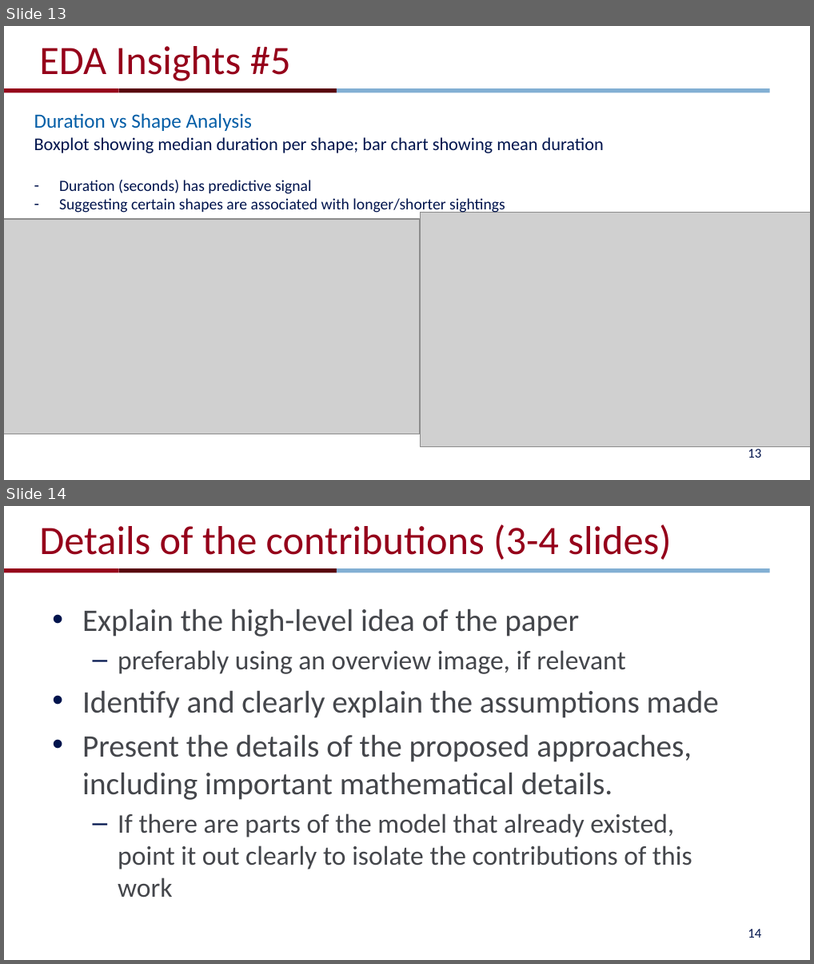
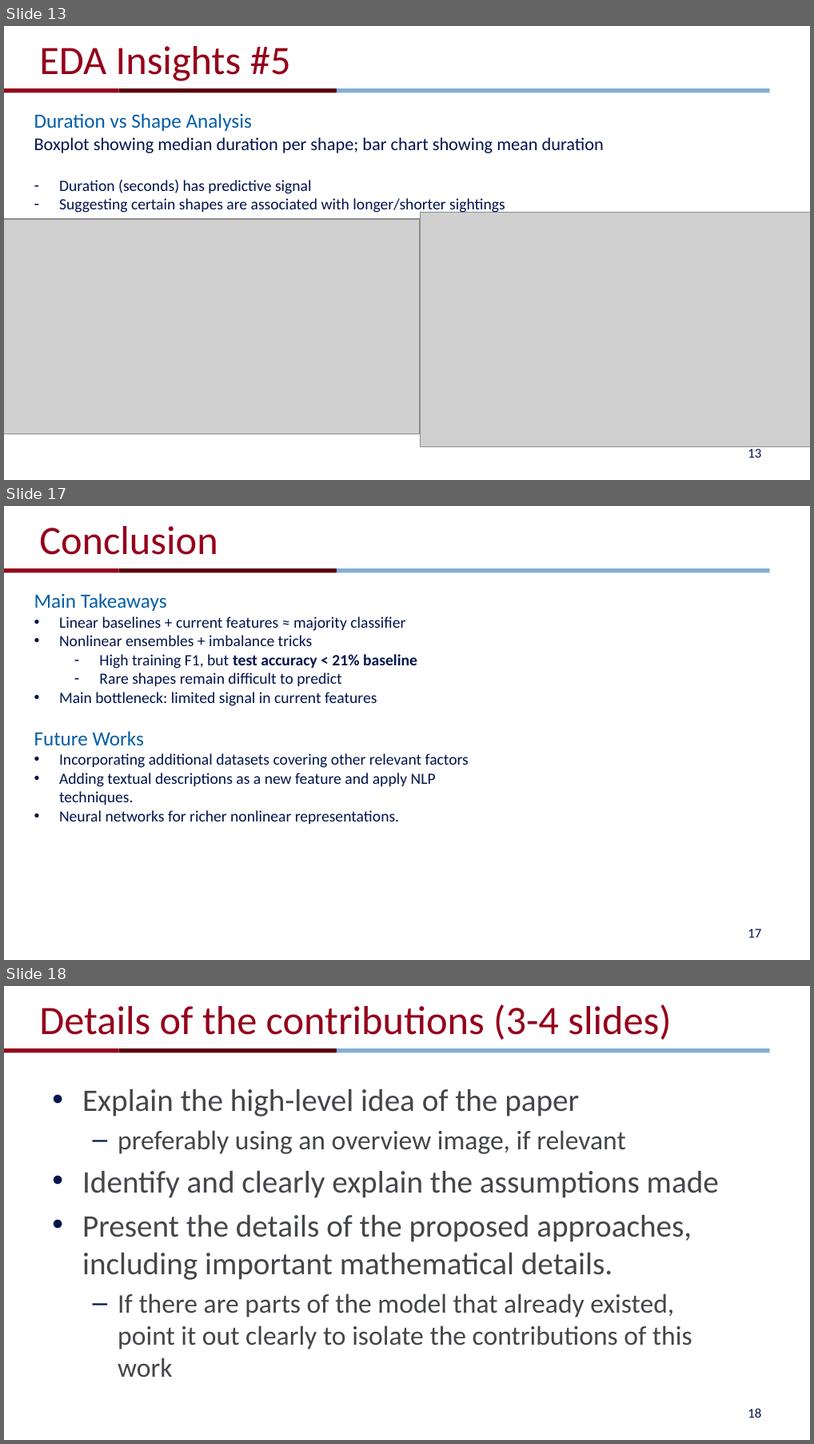
Before and after one commit to jingyig16/ufo-sightings, a slide deck: pre.pptx. Shown one above the other, each under a label of ours: slides 13 and 14 before the commit, slides 13, 17 and 18 after it; the slides between them are not shown. The pictures are 814x964 and 814x1444 pixels, drawn with LibreOffice and Linux fonts; fonts in the diff are those of the drawing; grey boxes stand for pictures; background and template pictures are left out. Boxes give left, top, right and bottom in pixels: in the first picture for what was removed or moved away, otherwise in the second. Text is boxed around its words. In the diff, an @@ line names an element or a change of style, - is before the commit and + after.

```diff
--- a/pre.pptx
+++ b/pre.pptx
@@ slide 17 added at box(4, 506, 810, 960), background #FFFFFF; not listed: 3 template elements that a slide beside it also shows @@
@@ title added at box(39, 526, 218, 555), 36 pt, text #95001A @@
+Conclusion
@@ text added at box(34, 593, 469, 824), 14 pt, text #00144D @@
+Main Takeaways
+• Linear baselines + current features ≈ majority classifier
+• Nonlinear ensembles + imbalance tricks
+  – High training F1, but test accuracy < 21% baseline
+  – Rare shapes remain difficult to predict
+• Main bottleneck: limited signal in current features
+Future Works
+• Incorporating additional datasets covering other relevant factors
+• Adding textual descriptions as a new feature and apply NLP techniques.
+• Neural networks for richer nonlinear representations.
@@ page number added at box(748, 928, 762, 937), 12 pt, text #00144D @@
+17
@@ what was slide 14 is now slide 18 @@
@@ page number at box(748, 1408, 762, 1417): text changed @@
-14
+18
```
Also in this commit, not shown: 1 slide changed, 3 other slides added.
